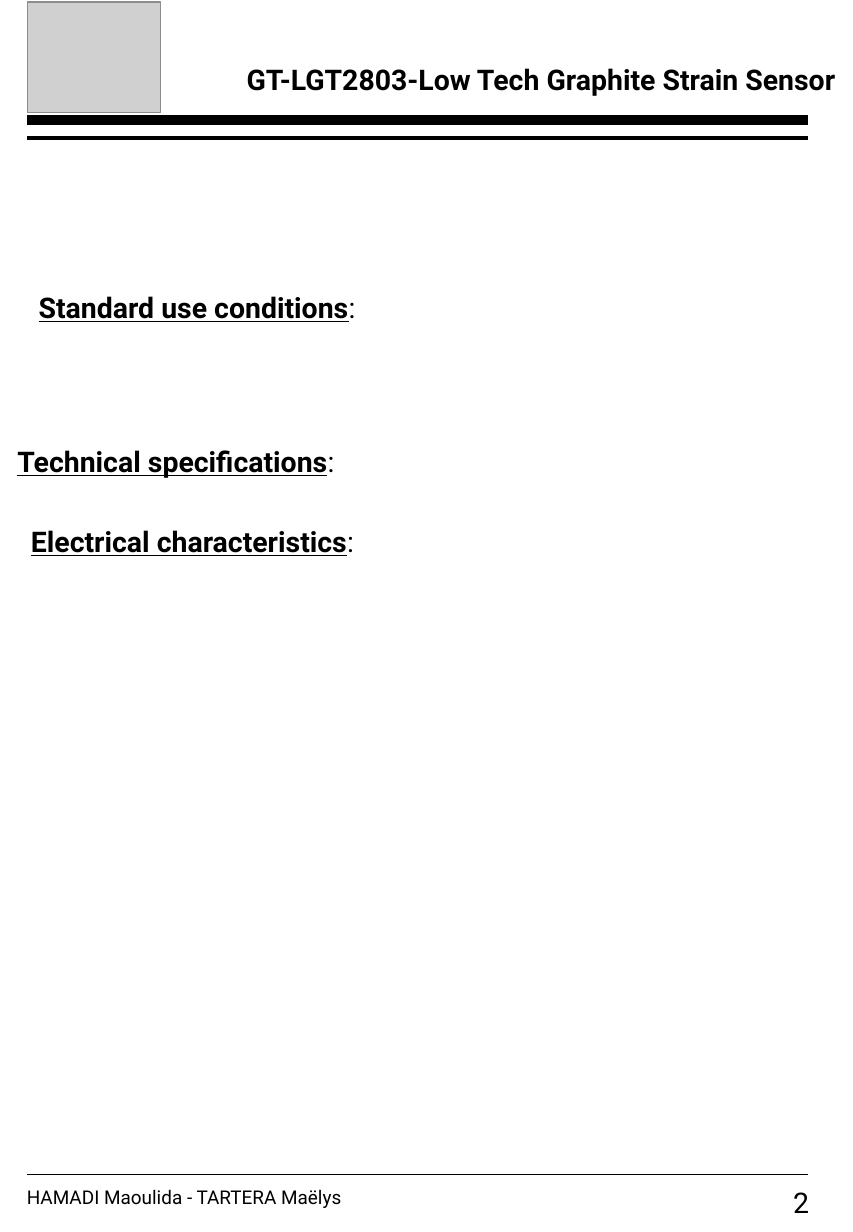
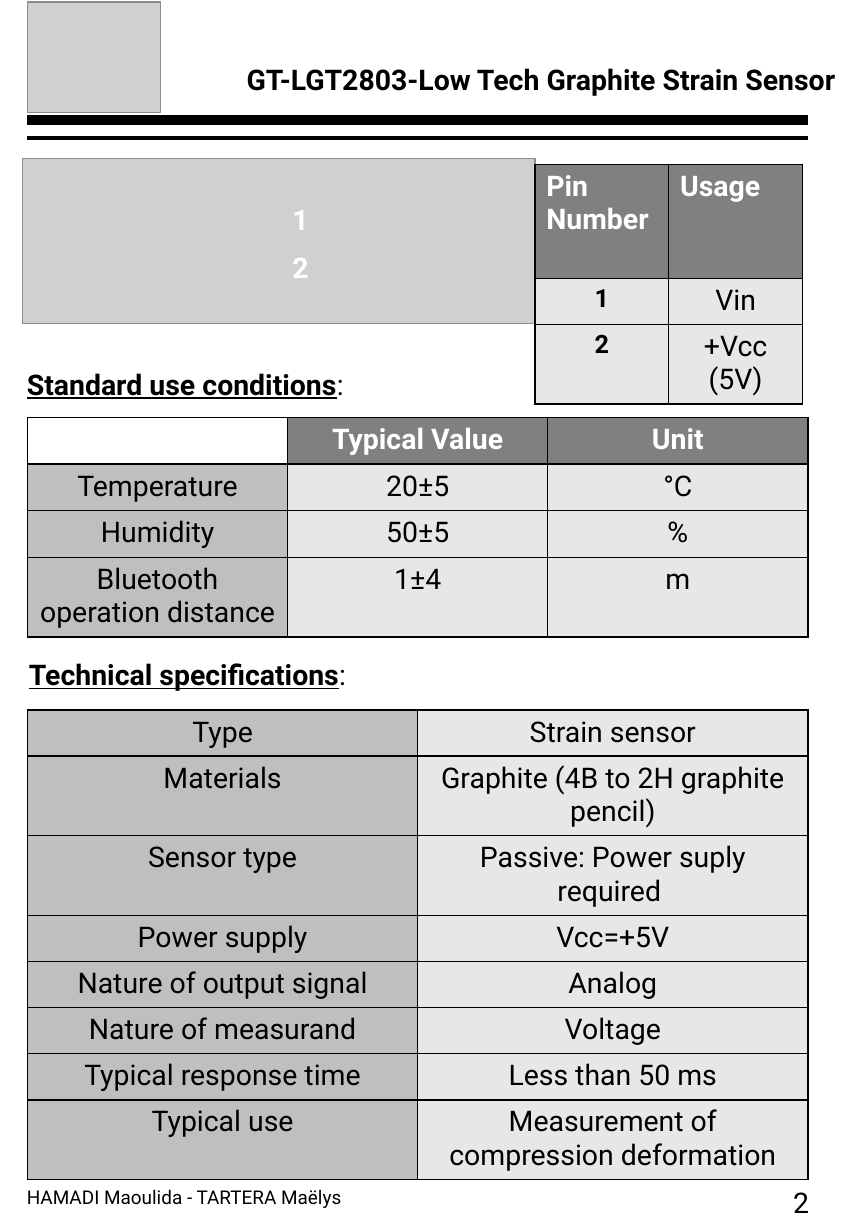
Before and after one commit to MOSH-Insa-Toulouse/2024-2025-4GP-cookingmae-MaouLidaDev, a slide deck: slide 2 of Datasheet/Datasheet_capteur_2025.pptx. Drawn at 853x1232 pixels with LibreOffice and Linux fonts; fonts in the diff are those of the drawing; grey boxes stand for pictures. Boxes give left, top, right and bottom in pixels: in the first picture for what was removed or moved away, otherwise in the second. Text is boxed around its words. In the diff, an @@ line names an element or a change of style, - is before the commit and + after.

```diff
--- a/Datasheet/Datasheet_capteur_2025.pptx
+++ b/Datasheet/Datasheet_capteur_2025.pptx
@@ picture added at box(22, 159, 535, 324) @@
@@ table added at box(535, 165, 803, 400), 3 rows, 2 columns @@
+Pin Number | Usage
+1 | Vin
+2 | +Vcc (5V)
@@ text added at box(292, 210, 308, 230), 18 pt, text #FFFFFF, bold @@
+1
@@ text added at box(292, 258, 308, 278), 18 pt, text #FFFFFF, bold @@
+2
@@ text "Standard use conditions:": place and size @@
-text "Standard use conditions:" at box(39, 296, 355, 322)
+text "Standard use conditions:" at box(27, 373, 343, 399)
@@ table added at box(27, 417, 809, 632), 4 rows, 3 columns @@
+ | Typical Value | Unit
+Temperature | 20±5 | °C
+Humidity | 50±5 | %
+Bluetooth operation distance | 1±4 | m
@@ text "Technical specifications:": place and size @@
-text "Technical specifications:" at box(17, 450, 335, 478)
+text "Technical specifications:" at box(29, 663, 346, 691)
@@ table added at box(27, 710, 808, 1175), 8 rows, 2 columns @@
+Type | Strain sensor
+Materials | Graphite (4B to 2H graphite pencil)
+Sensor type | Passive: Power suply required
+Power supply | Vcc=+5V
+Nature of output signal | Analog
+Nature of measurand | Voltage
+Typical response time | Less than 50 ms
+Typical use | Measurement of compression deformation
@@ text "Electrical characteristics:" rewrapped from box(31, 530, 354, 556) to box(159, 1118, 356, 1137) @@
```
Also in this commit, not shown: 2 other slides changed, 2 slides added, 1 other file.
